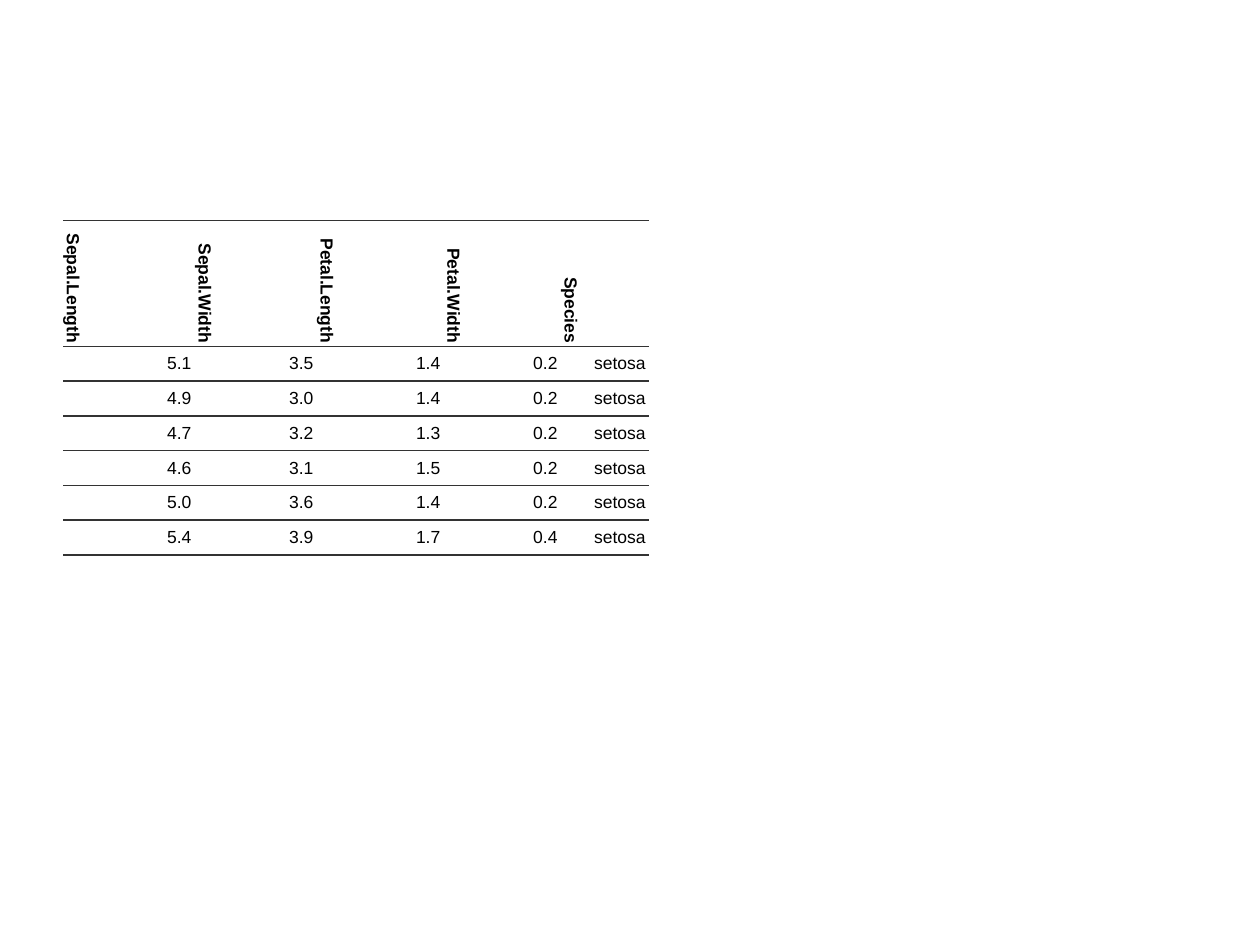
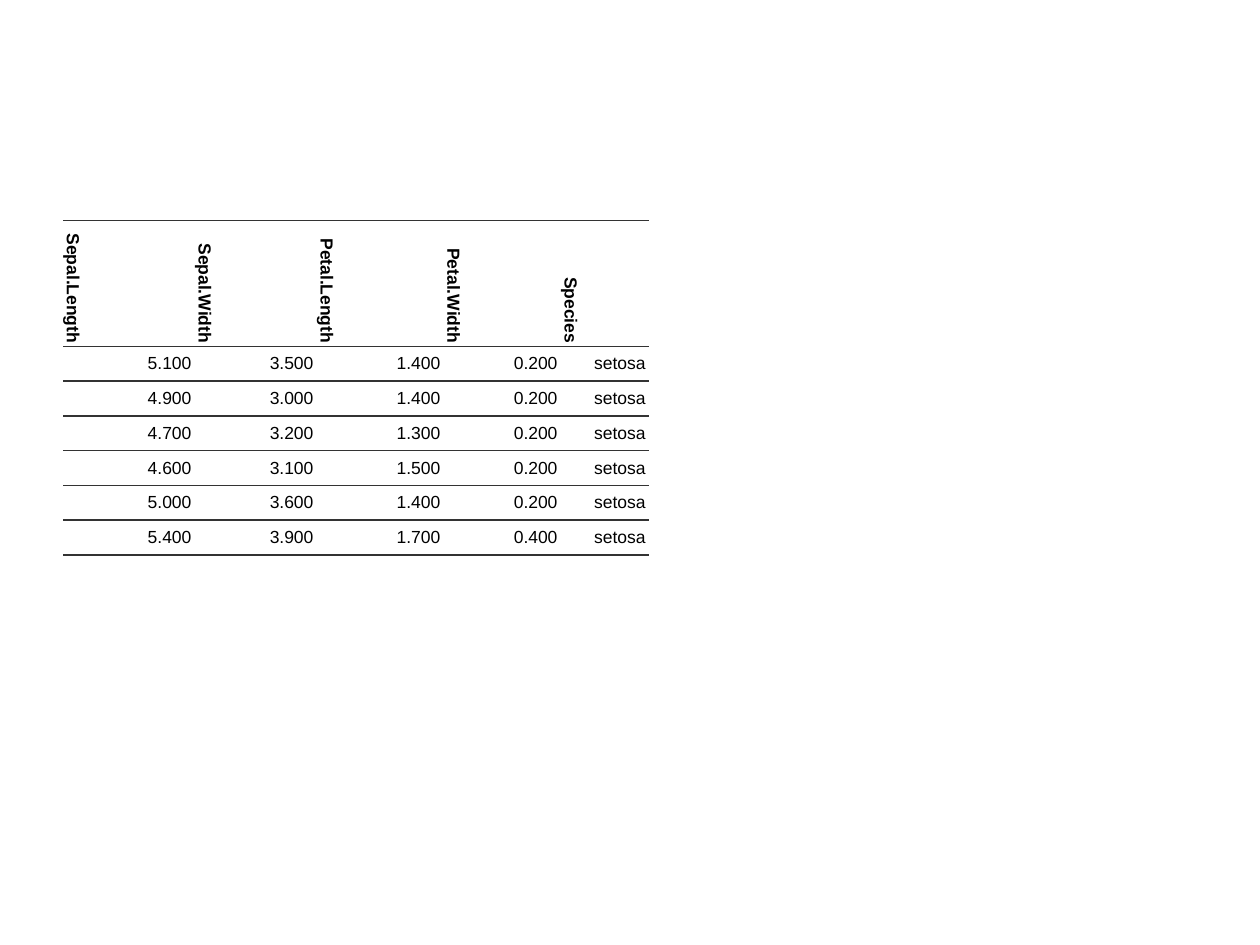
Before and after one commit to davidgohel/flextable, a slide deck: slide 1 of docs/articles/assets/pptx/rotate.pptx. Drawn at 1260x945 pixels with LibreOffice and Linux fonts; fonts in the diff are those of the drawing. Boxes give left, top, right and bottom in pixels: in the first picture for what was removed or moved away, otherwise in the second. Text is boxed around its words. In the diff, an @@ line names an element or a change of style, - is before the commit and + after.

```diff
--- a/docs/articles/assets/pptx/rotate.pptx
+++ b/docs/articles/assets/pptx/rotate.pptx
@@ table at (63, 220, 650, 844) @@
-row 2: 5.1 | 3.5 | 1.4 | 0.2 | setosa
+row 2: 5.100 | 3.500 | 1.400 | 0.200 | setosa
-row 3: 4.9 | 3.0 | 1.4 | 0.2 | setosa
+row 3: 4.900 | 3.000 | 1.400 | 0.200 | setosa
-row 4: 4.7 | 3.2 | 1.3 | 0.2 | setosa
+row 4: 4.700 | 3.200 | 1.300 | 0.200 | setosa
-row 5: 4.6 | 3.1 | 1.5 | 0.2 | setosa
+row 5: 4.600 | 3.100 | 1.500 | 0.200 | setosa
-row 6: 5.0 | 3.6 | 1.4 | 0.2 | setosa
+row 6: 5.000 | 3.600 | 1.400 | 0.200 | setosa
-row 7: 5.4 | 3.9 | 1.7 | 0.4 | setosa
+row 7: 5.400 | 3.900 | 1.700 | 0.400 | setosa
```
Also in this commit, not shown: 52 other files.
